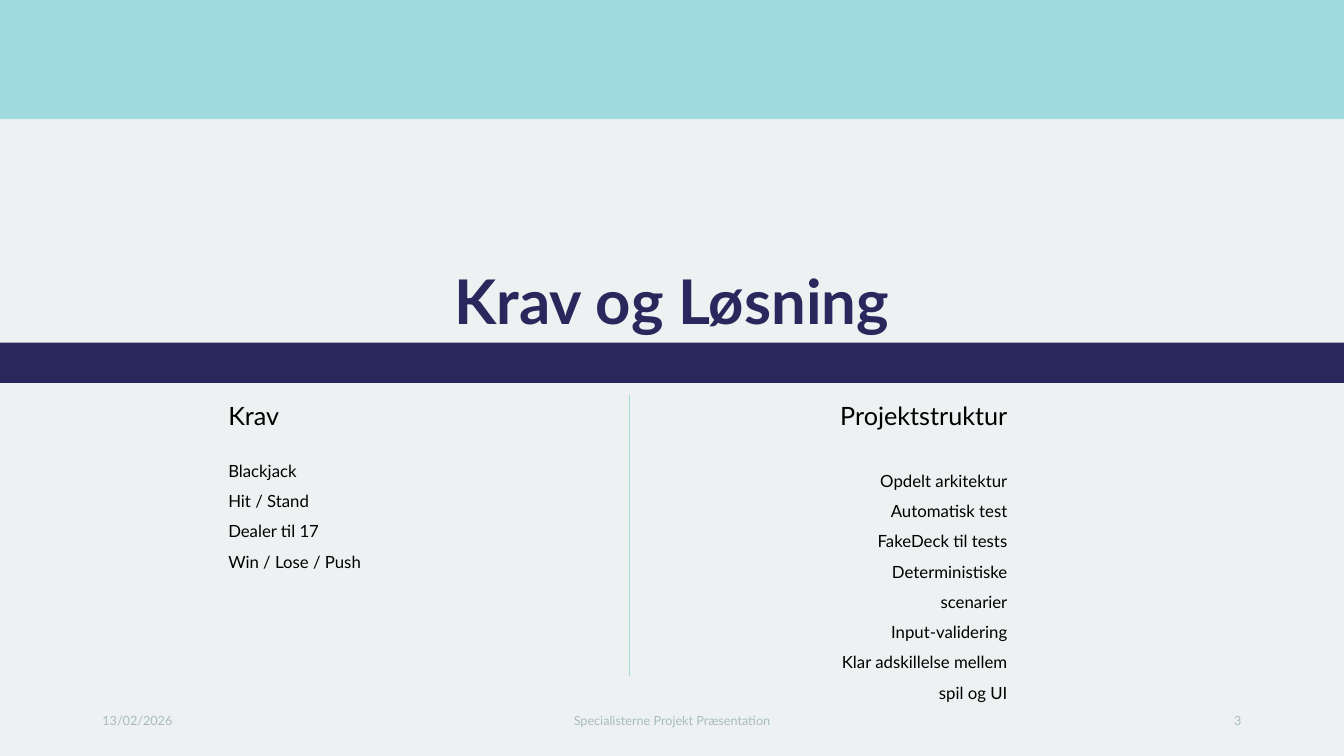
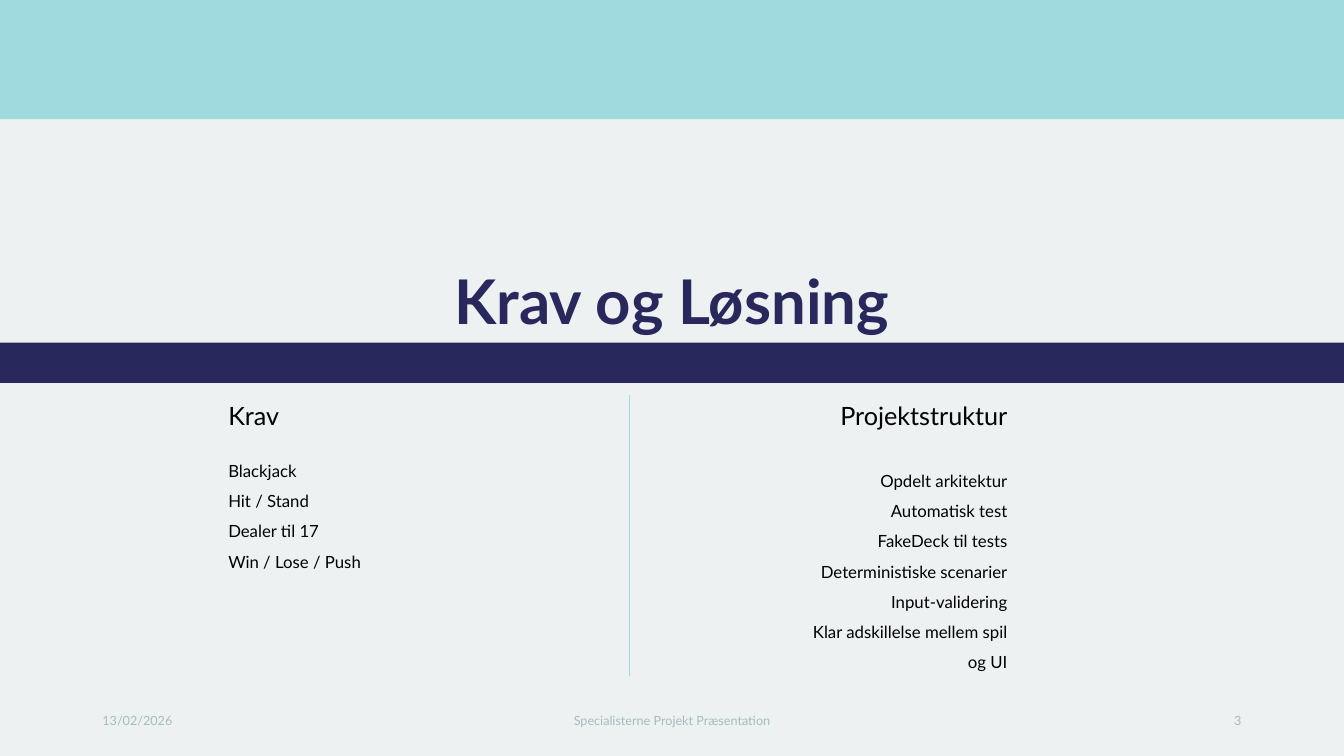
Before and after one commit to Stefan-Tumurug/Blackjack, a slide deck: slide 3 of Documentation (Danish)/Blackjack i C#.pptx. Drawn at 1344x756 pixels with LibreOffice and Linux fonts; fonts in the diff are those of the drawing. Boxes give left, top, right and bottom in pixels: in the first picture for what was removed or moved away, otherwise in the second. Text is boxed around its words. In the diff, an @@ line names an element or a change of style, - is before the commit and + after.

```diff
--- a/Documentation (Danish)/Blackjack i C#.pptx
+++ b/Documentation (Danish)/Blackjack i C#.pptx
@@ text "Projektstruktur" rewrapped from [840,406,1008,702] to [813,406,1008,671] @@
```
Also in this commit, not shown: 2 other slides changed, 1 slide added.
